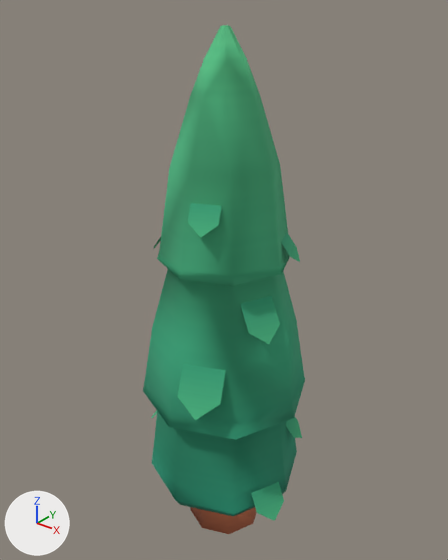
Before and after pictures for a commit that changed the OBJ model data/scene/@wall.001/@wall.001.obj.
Camera for both pictures: a camera (50 mm lens) standing at (12.71, -4.66, 6.13) and looking at (8.9, 0.11, 3.17). Every picture has the same lights, and +X, +Y and +Z are marked at lower left. Where no turn or scale is listed for an object, it has been applied to the vertices.

Script lines for the objects in view, before the commit:
```python
me_wall_001 = bpy.data.meshes.new('@wall.001')
me_wall_001.from_pydata(...)  # 214 vertices, 330 faces; spans x 8.02..9.98, y -0.98..0.98, z 0.0..5.75
me_wall_001.materials.append(mat_colormap)  # picture img_colormap_png
ob_wall_001 = bpy.data.objects.new('@wall.001', me_wall_001)
ob_wall_001.location = (0.0, 0.0, 0.0)
```
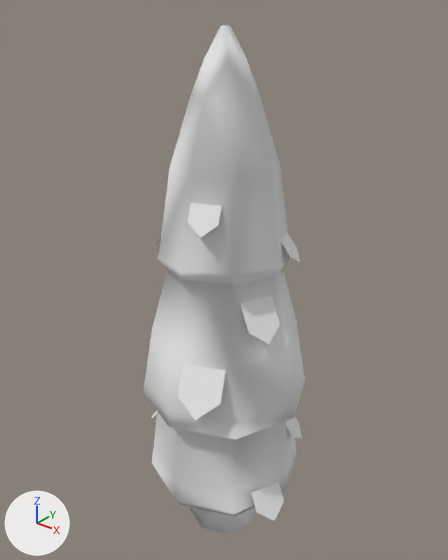
The newer file is also turned or shifted as a whole; pictures and numbers use the older file's frame.

Boxes [x1, y1, x2, y2] around the edits, measured in the pictures (448 x 560 px):
```json
{"object": "@wall.001", "change": "recoloured", "before": [143, 25, 305, 534], "after": [143, 25, 305, 534], "on screen": "green to grey"}
```

Edits to the scene script, one JSON object a line:
```json
{"op": "add", "block": "mat_colormap_003", "code": ["mat_colormap_003 = principled_material('colormap.003')", "mat_colormap_003.base_color = (0.8, 0.8, 0.8)  # white #e7e7e7", "mat_colormap_003.roughness = 1.0"]}
{"block": "me_wall_001", "where": "me_wall_001.from_pydata(...)  # 214 vertices, 330 faces; spans x 8.02..9.98, y -0.98..0.98, z 0.0..5.75"}
{"op": "remove", "block": "me_wall_001", "code": "me_wall_001.materials.append(mat_colormap)  # picture img_colormap_png"}
{"op": "add", "block": "me_wall_001", "code": "me_wall_001.materials.append(mat_colormap_003)  # white #e7e7e7"}
```
